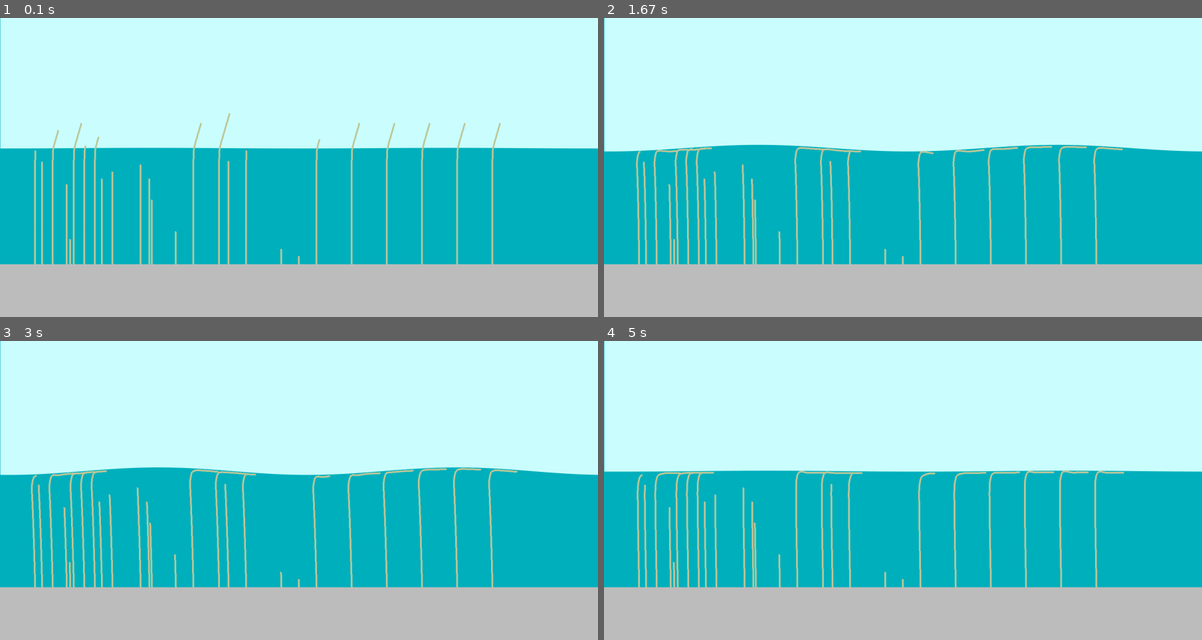
Above: before the commit, frames 1-4 (two rows, left to right).
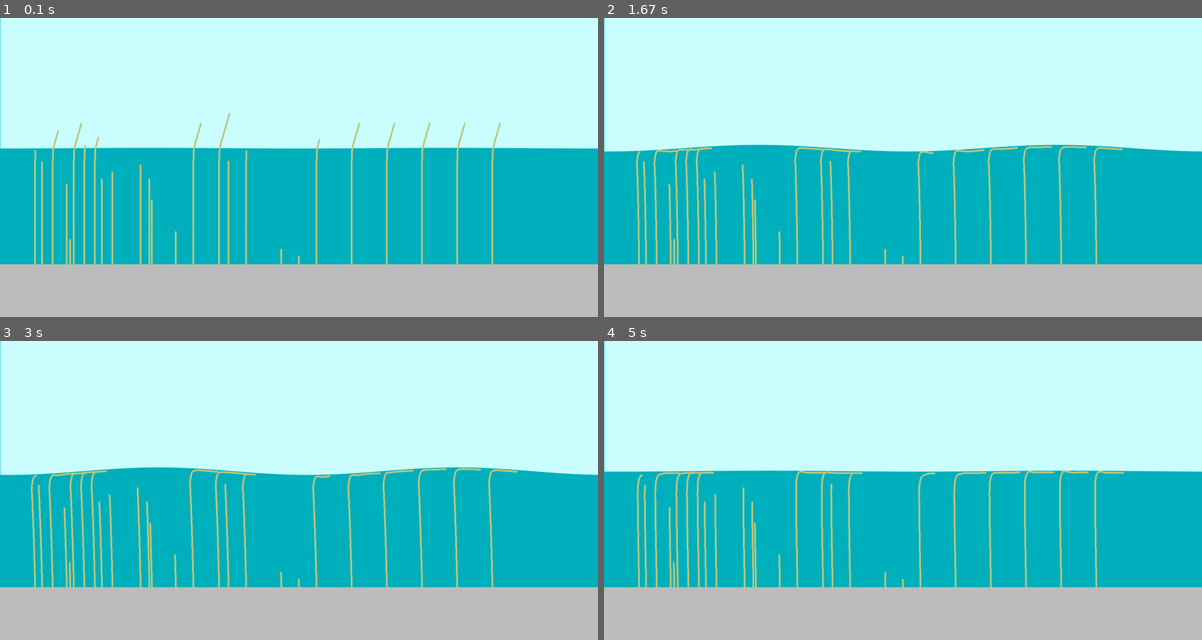
Above: after the commit, the same moments.

Repository: ggalisky/Kelp_sim
Game: pygame game, started from pygame_copy/kelp_sim/kelp_main.py
The game is run twice, just before and just after one commit, with the same random seed, the same clock (stepped at 60 frames per second) and the same inputs.
Inputs:
- Up to frame 1 (0.1 s): no input
- Up to frame 2 (1.67 s): hold Right 0.33-0.8 s; hold Up 0.83-1.3 s; hold Right from 1.33 s (still down)
- Up to frame 3 (3 s): release Right at 1.8 s; hold Left 1.83-2.37 s; hold Down 2.4-2.87 s; hold Left from 2.9 s (still down)
- Up to frame 4 (5 s): release Left at 3.37 s; hold Up 3.4-3.87 s; hold Right 3.9-4.53 s; hold Down from 4.57 s (still down)

The runs differ from the first frame. In frame 1, 2.0% of the frame differs, in the area x 5-84%, y 31-83%; in frame 2, 1.9%; in frame 3, 1.9%; in frame 4, 2.0%.

Commit message:
added ability for kelp to flow with local wave height vs global amplitude

Diff:
--- a/pygame_copy/kelp_sim/kelp_main.py
+++ b/pygame_copy/kelp_sim/kelp_main.py
@@ -47,8 +47,8 @@
     sound = pygame.mixer.Sound("Kelp Depths.wav")
 
     # start playing
-    #print("Playing Sound...")
-    #c hannel = sound.play()
+    print("Playing Sound...")
+    channel = sound.play()
 
 
     pygame.display.flip()
@@ -138,6 +138,8 @@
 
     wave_offset_loop_inc = .0005
 
+    amp_mult = 1
+
     show_targets = False
     try: #game loop
         while True:
@@ -157,12 +159,17 @@
 
             clear_screen(screen)
 
-            value = draw_sine_wave(screen,offset,frequency,11* counter_amp_output,overallY)
-            wave_cords = value
+            wave_cords = draw_sine_wave(screen,offset,frequency,11* counter_amp_output,overallY)
 
             #kelp_new_test.render_segments_tracking_wave(wave_cords[kelp_new_test.anchor_coord[0]],counter_amp_output*11,wave_cords)
 
-            forest_A.render_kelp_forest(counter_amp_output*11,wave_cords,show_targets)
+            forest_A.render_kelp_forest(overallY,wave_cords,show_targets,counter_amp_output*11)
+
+            y_value = wave_cords[300]
+
+            #print("overall Y, ", overallY, " local y,", y_value, "delta: ", overallY-y_value)
+
+            #print("freq: ", frequency, " amp: ", amplitude, "overally", overallY)
 
             offset += wave_offset_loop_inc
 
@@ -172,9 +179,9 @@
                 frequency-=.01
 
             if keys[pygame.K_w]:
-                amplitude+=.1
+                amp_mult+=.1
             elif keys[pygame.K_s]:
-                amplitude-=.1
+                amp_mult-=.1
 
             if keys[pygame.K_e]:
                 overallY+=1
@@ -206,9 +213,9 @@
             if counter_amp >= 2*math.pi:
                 counter_amp = 0
 
-            #print("freq: ", frequency, " amp: ", amplitude, "overally", overallY)
-
-            counter_amp_output = math.sin(counter_amp)
+
+
+            counter_amp_output = math.sin(counter_amp)*amp_mult
             #print("counter amp output ", counter_amp_output )
 
             pygame.draw.rect(screen,"grey",pygame.Rect(0, 700, 1700, 1000))
--- a/pygame_copy/kelp_sim/segment.py
+++ b/pygame_copy/kelp_sim/segment.py
@@ -2,7 +2,7 @@
 
 ### constants
 kelp_green = (167,230,70)
-kelp_green_2 = (190,200,154)
+kelp_green_2 = (190,200,124)
 
 
 ###
@@ -157,7 +157,12 @@
         #shift X to the right
         target_x = target_x + -wave_amplitude * target_x_sway_coefficient
 
-        target_y = wave_curve_list[int(target_x)] #get new y
+
+        try:
+            target_y = wave_curve_list[int(target_x)]
+        except:
+            #print("WARNING, targ")
+            target_y = wave_curve_list[len(wave_curve_list)-1]
 
         #shift start point if applicable
         if not self.anchor_segment:
@@ -233,6 +238,7 @@
         self.segments_lengths = self.generate_segments_lengths(self.length, self.num_segments)
         self.screen = screen
         self.pygame_obj = pygame_obj
+        self.leaf_stem_locations = []
 
         self.generate_segments()
 
@@ -288,7 +294,12 @@
         for x in range (0,len(self.locations)):
             self.kelp_forest.append(kelp(self.segment_length,self.lengths[x],self.locations[x],self.screen,self.pg))
 
-    def render_kelp_forest(self,wave_amp,wave_list,show_targets):
+    def render_kelp_forest(self,overall_y,wave_list,show_targets, trad_amp = None):
         for x in self.kelp_forest:
             #print("HEY IM HERE: ",wave_list[x.anchor_coord[0]], "anchor coord: ", x.anchor_coord[0])
-            x.render_segments_tracking_wave(wave_list[x.anchor_coord[0]],wave_amp,wave_list,show_targets)
+            wave_y = wave_list[x.anchor_coord[0]]
+            wave_amp = -(overall_y - wave_y)
+            if trad_amp:
+                wave_amp = trad_amp
+            print("waveamp: ", wave_amp)
+            x.render_segments_tracking_wave(wave_y,wave_amp,wave_list,show_targets)
